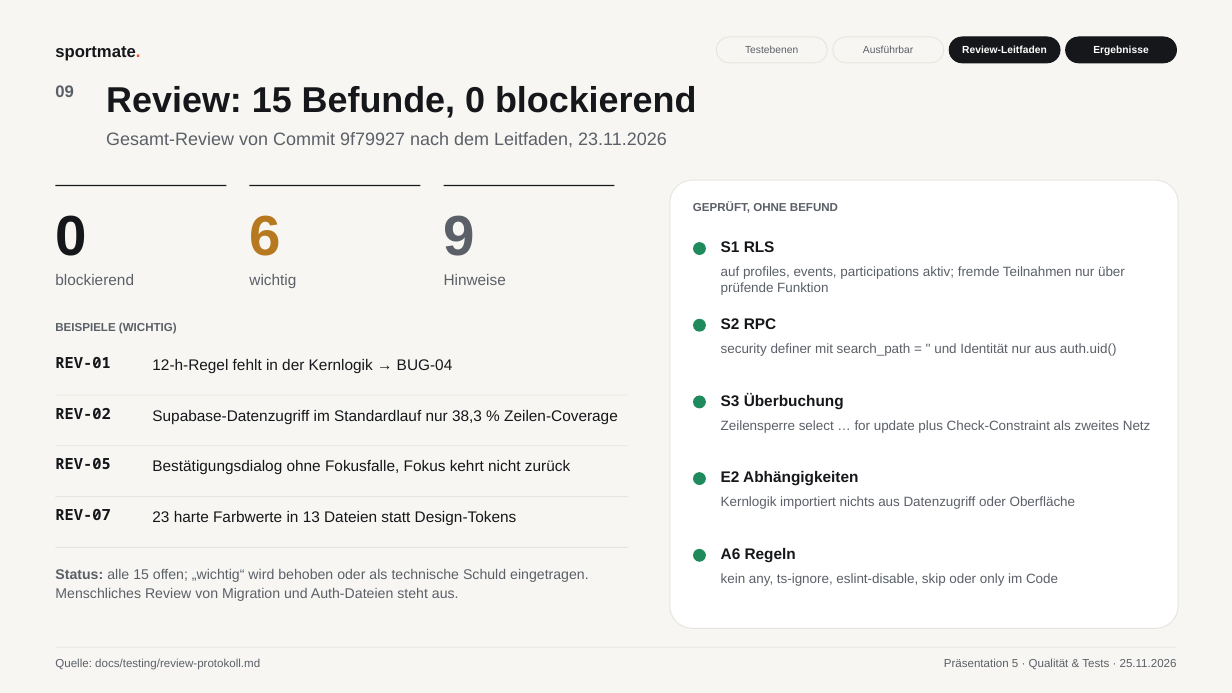
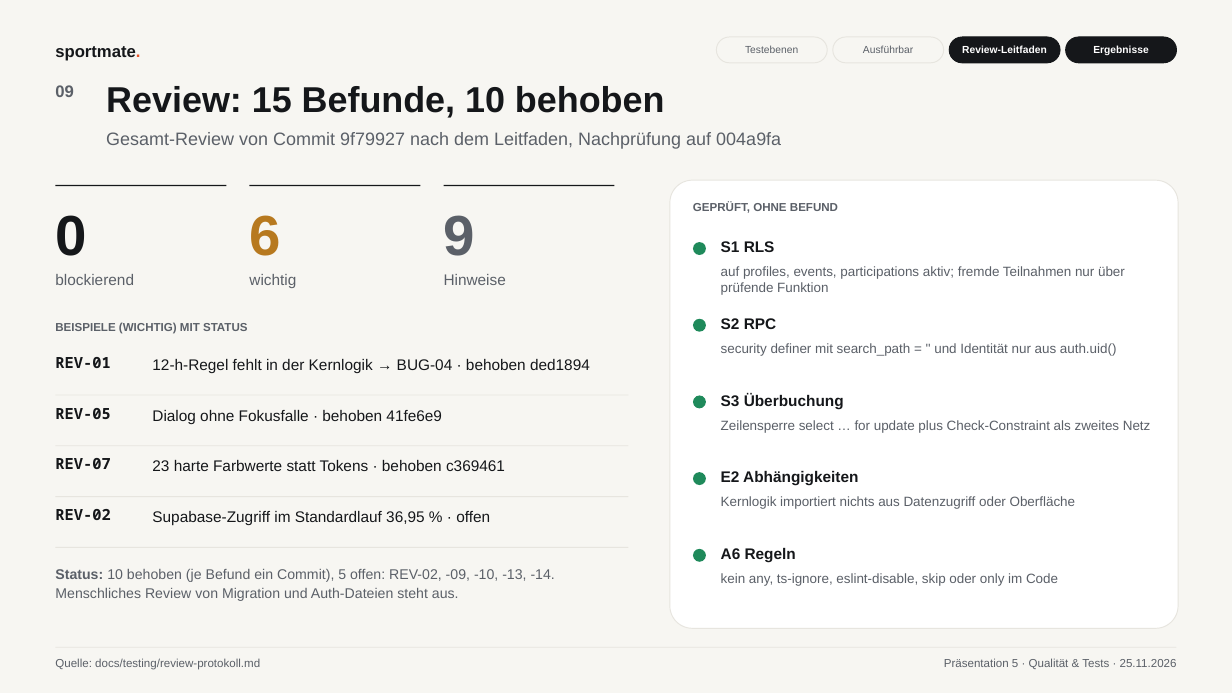
Before and after one commit to Paulo-Temme/SportMate, a slide deck: slide 9 of abgabe/praesentation-5/SportMate_P5_Qualitaet_und_Tests.pptx. Drawn at 1232x693 pixels with LibreOffice and Linux fonts; fonts in the diff are those of the drawing. Boxes give left, top, right and bottom in pixels: in the first picture for what was removed or moved away, otherwise in the second. Text is boxed around its words. In the diff, an @@ line names an element or a change of style, - is before the commit and + after.

```diff
--- a/abgabe/praesentation-5/SportMate_P5_Qualitaet_und_Tests.pptx
+++ b/abgabe/praesentation-5/SportMate_P5_Qualitaet_und_Tests.pptx
@@ text at (x1=106, y1=86, x2=664, y2=118): text changed @@
-Review: 15 Befunde, 0 blockierend
+Review: 15 Befunde, 10 behoben
@@ text at (x1=106, y1=132, x2=781, y2=149): text changed @@
-Gesamt-Review von Commit 9f79927 nach dem Leitfaden, 23.11.2026
+Gesamt-Review von Commit 9f79927 nach dem Leitfaden, Nachprüfung auf 004a9fa
@@ text at (x1=55, y1=322, x2=248, y2=334): text changed @@
-BEISPIELE (WICHTIG)
+BEISPIELE (WICHTIG) MIT STATUS
@@ text at (x1=152, y1=359, x2=590, y2=373): text changed @@
-12-h-Regel fehlt in der Kernlogik → BUG-04
+12-h-Regel fehlt in der Kernlogik → BUG-04 · behoben ded1894
@@ text at (x1=55, y1=408, x2=110, y2=419): text changed @@
-REV-02
+REV-05
@@ text at (x1=152, y1=410, x2=442, y2=424): text changed @@
-Supabase-Datenzugriff im Standardlauf nur 38,3 % Zeilen-Coverage
+Dialog ohne Fokusfalle · behoben 41fe6e9
@@ text at (x1=55, y1=458, x2=110, y2=469): text changed @@
-REV-05
+REV-07
@@ text at (x1=152, y1=460, x2=505, y2=471): text changed @@
-Bestätigungsdialog ohne Fokusfalle, Fokus kehrt nicht zurück
+23 harte Farbwerte statt Tokens · behoben c369461
@@ text at (x1=55, y1=509, x2=110, y2=520): text changed @@
-REV-07
+REV-02
@@ text at (x1=152, y1=511, x2=490, y2=525): text changed @@
-23 harte Farbwerte in 13 Dateien statt Design-Tokens
+Supabase-Zugriff im Standardlauf 36,95 % · offen
@@ text at (x1=55, y1=569, x2=555, y2=601): text changed @@
-Status: alle 15 offen; „wichtig“ wird behoben oder als technische Schuld eingetragen. Menschliches Review von Migration und Auth-Dateien steht aus.
+Status: 10 behoben (je Befund ein Commit), 5 offen: REV-02, -09, -10, -13, -14. Menschliches Review von Migration und Auth-Dateien steht aus.
```
Also in this commit, not shown: 7 other slides changed, 1 other file.
